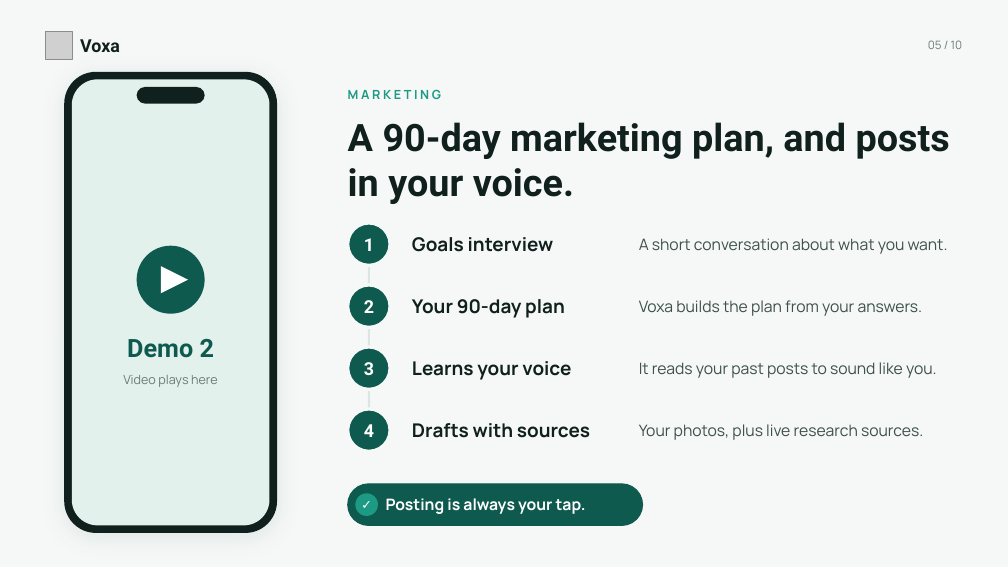
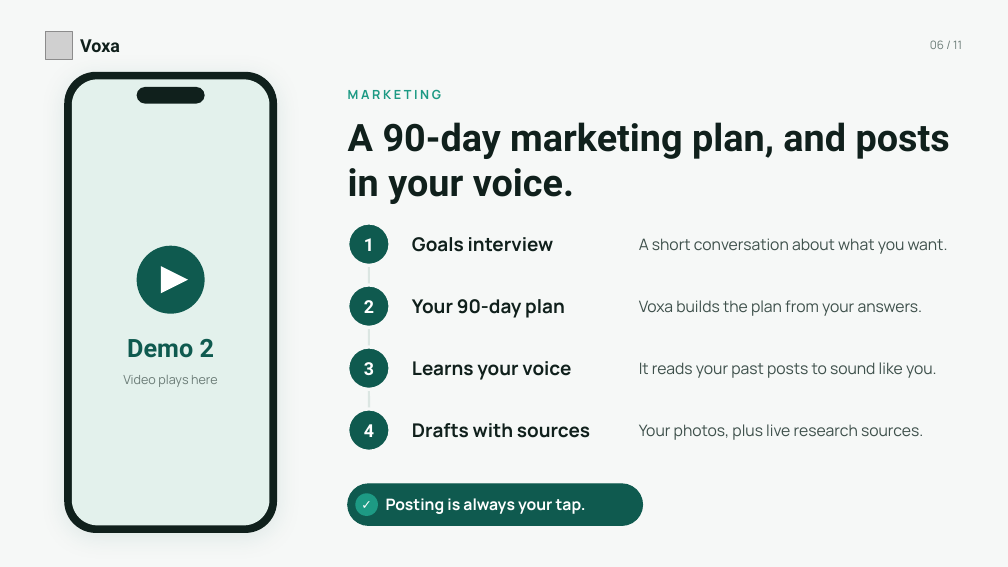
Before and after one commit to eriqbre/voxa-site, a slide deck: slide 6 of pitch/voxa-pitch.pptx (slide 5 before the commit). Drawn at 1008x567 pixels with LibreOffice and Linux fonts; fonts in the diff are those of the drawing; grey boxes stand for pictures. Boxes give left, top, right and bottom in pixels: in the first picture for what was removed or moved away, otherwise in the second. Text is boxed around its words. In the diff, an @@ line names an element or a change of style, - is before the commit and + after.

```diff
--- a/pitch/voxa-pitch.pptx
+++ b/pitch/voxa-pitch.pptx
@@ text at bbox=[930, 40, 962, 49]: text changed @@
-05 / 10
+06 / 11
```
Also in this commit, not shown: 7 other slides changed, 1 slide added, 18 other files.
